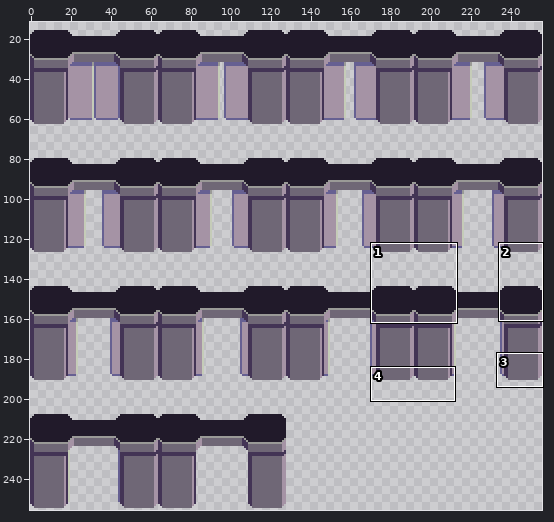
Edited in one commit: sprite sheet (assets/dustership_door/dustership_door.png). Above: a wide view before the commit, with the close-up outlined.
Close-up. The starting point:
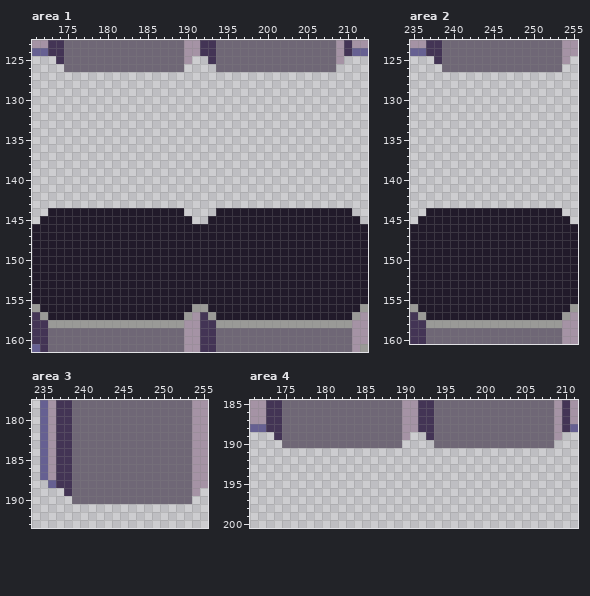
The file is 256x256 pixels. Shown: area 1: x 171..212, y 123..161; area 2: x 235..255, y 123..160; area 3: x 234..255, y 178..193; area 4: x 171..211, y 185..200. The wide view leaves out empty margins. The commit also changed other parts of the picture, which this record leaves out.
New version:
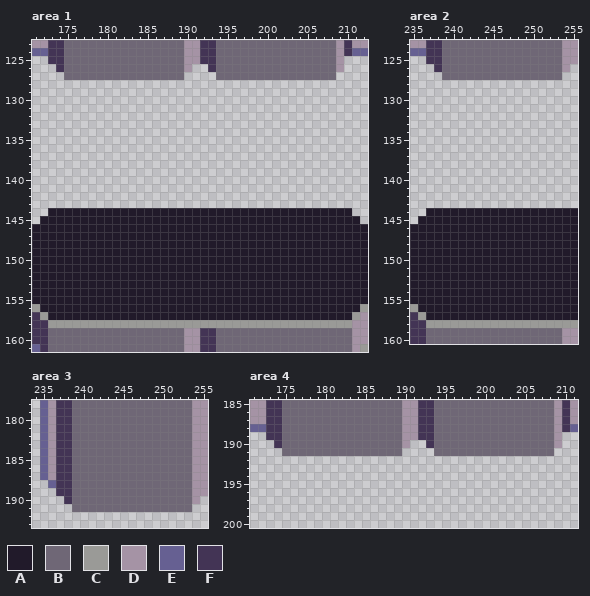
Palette (. is transparent): A #211a2a  B #6f6776  C #9a9a97  D #a593a5  E #666092  F #433455
What changed:
Area 1:
y 125: x 173 . -> F; x 191..192 .. -> DF
y 126: x 174 . -> F; x 190 . -> D; x 193 . -> F; x 209 . -> D
y 127: x 175..189 ............... -> BBBBBBBBBBBBBBB; x 194..208 ............... -> BBBBBBBBBBBBBBB
y 144: x 190..193 .... -> AAAA
y 145: x 191..192 .. -> AA
y 156: x 191..192 CC -> AA
y 157: x 190..193 CDFC -> AAAA
y 158: x 190..193 DDFF -> CCCC
Area 2:
y 125: x 237 . -> F; x 255 . -> D
y 126: x 238 . -> F; x 254 . -> D
y 127: x 239..253 ............... -> BBBBBBBBBBBBBBB
y 144: x 254..255 .. -> AA
y 145: x 255 . -> A
y 156: x 255 C -> A
y 157: x 254..255 CD -> AA
y 158: x 254..255 DD -> CC
Area 3:
y 189: x 237 . -> F; x 255 . -> D
y 190: x 238 . -> F; x 254 . -> D
y 191: x 239..253 ............... -> BBBBBBBBBBBBBBB
Area 4:
y 189: x 173 . -> F; x 191..192 .. -> DF
y 190: x 174 . -> F; x 190 . -> D; x 193 . -> F; x 209 . -> D
y 191: x 175..189 ............... -> BBBBBBBBBBBBBBB; x 194..208 ............... -> BBBBBBBBBBBBBBB
Pixel boxes of the changes (left, top, right, bottom) in both close-ups:
added: (48, 56, 344, 80)
added: (184, 208, 216, 224)
changed: (184, 304, 216, 328)
added: (426, 56, 578, 80)
added: (562, 208, 578, 224)
changed: (562, 304, 578, 328)
added: (56, 488, 208, 512)
added: (266, 432, 562, 456)
